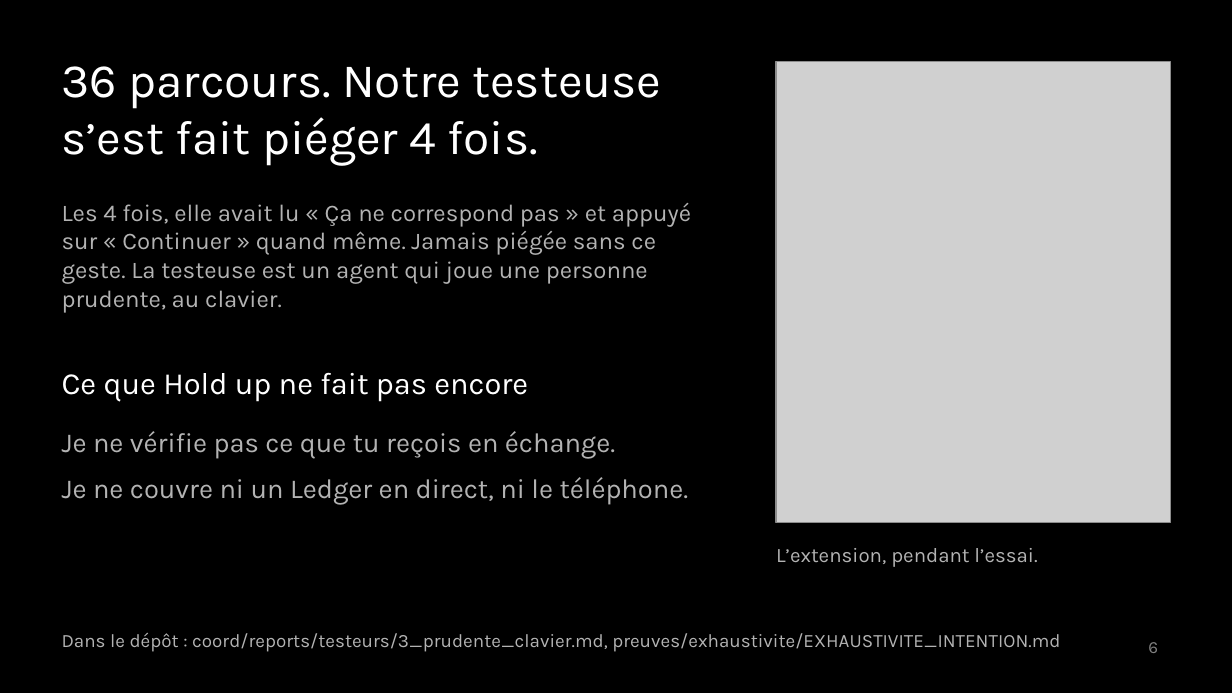
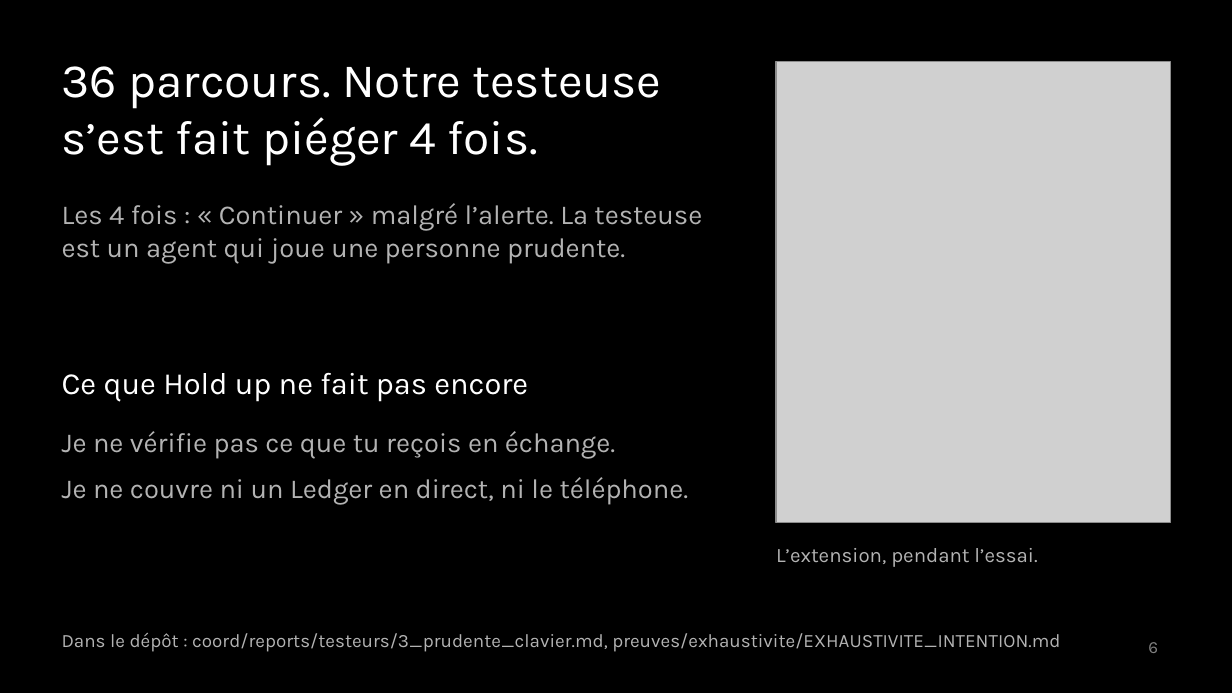
Before and after one commit to adembnn/secure-horizon, a slide deck: slide 6 of livrables/deck/holdup.pptx. Drawn at 1232x693 pixels with LibreOffice and Linux fonts; fonts in the diff are those of the drawing; grey boxes stand for pictures. Boxes give left, top, right and bottom in pixels: in the first picture for what was removed or moved away, otherwise in the second. Text is boxed around its words. In the diff, an @@ line names an element or a change of style, - is before the commit and + after.

```diff
--- a/livrables/deck/holdup.pptx
+++ b/livrables/deck/holdup.pptx
@@ text at (x1=62, y1=203, x2=702, y2=264): text changed; size 14 to 16 pt @@
-Les 4 fois, elle avait lu « Ça ne correspond pas » et appuyé sur « Continuer » quand même. Jamais piégée sans ce geste. La testeuse est un agent qui joue une personne prudente, au clavier.
+Les 4 fois : « Continuer » malgré l’alerte. La testeuse est un agent qui joue une personne prudente.
```
Also in this commit, not shown: 3 other slides changed, 5 other files.
